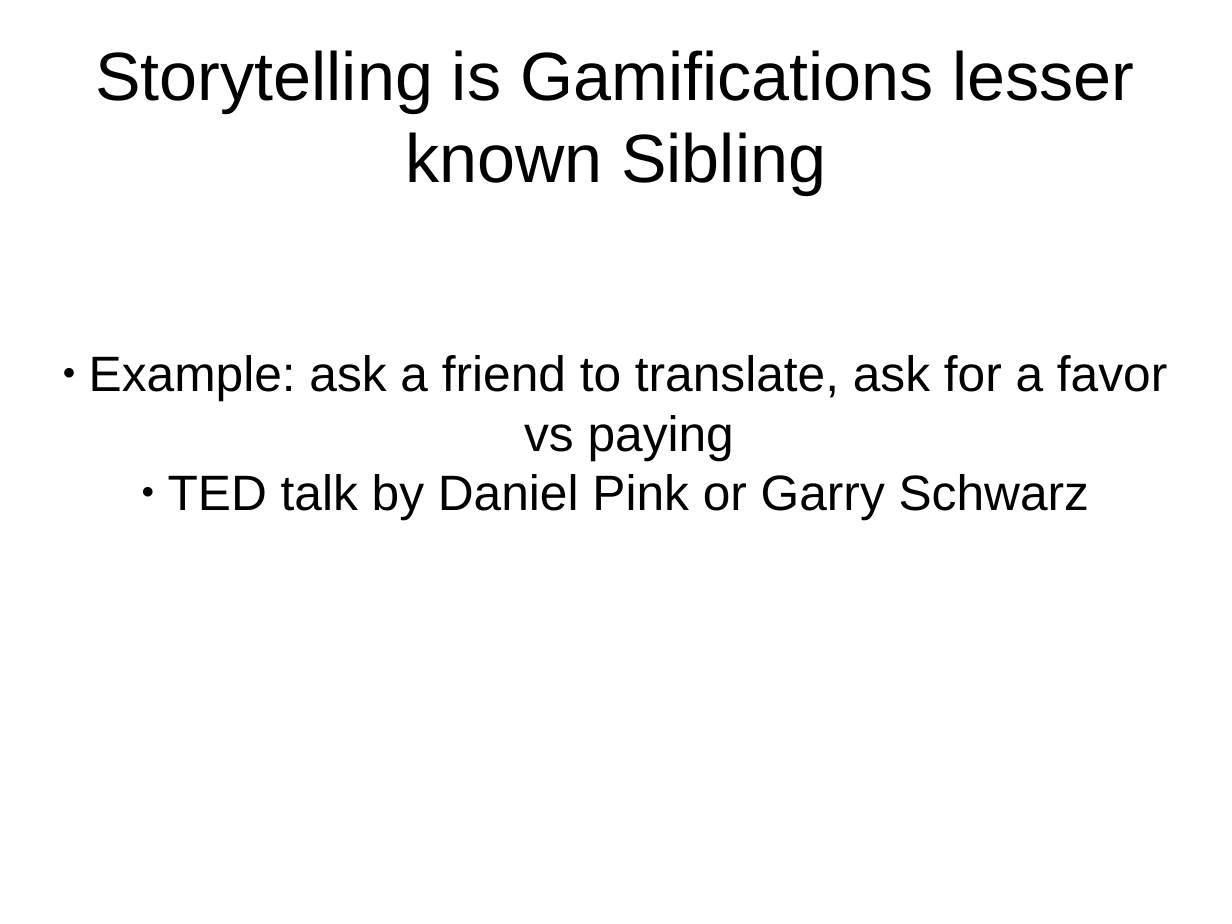
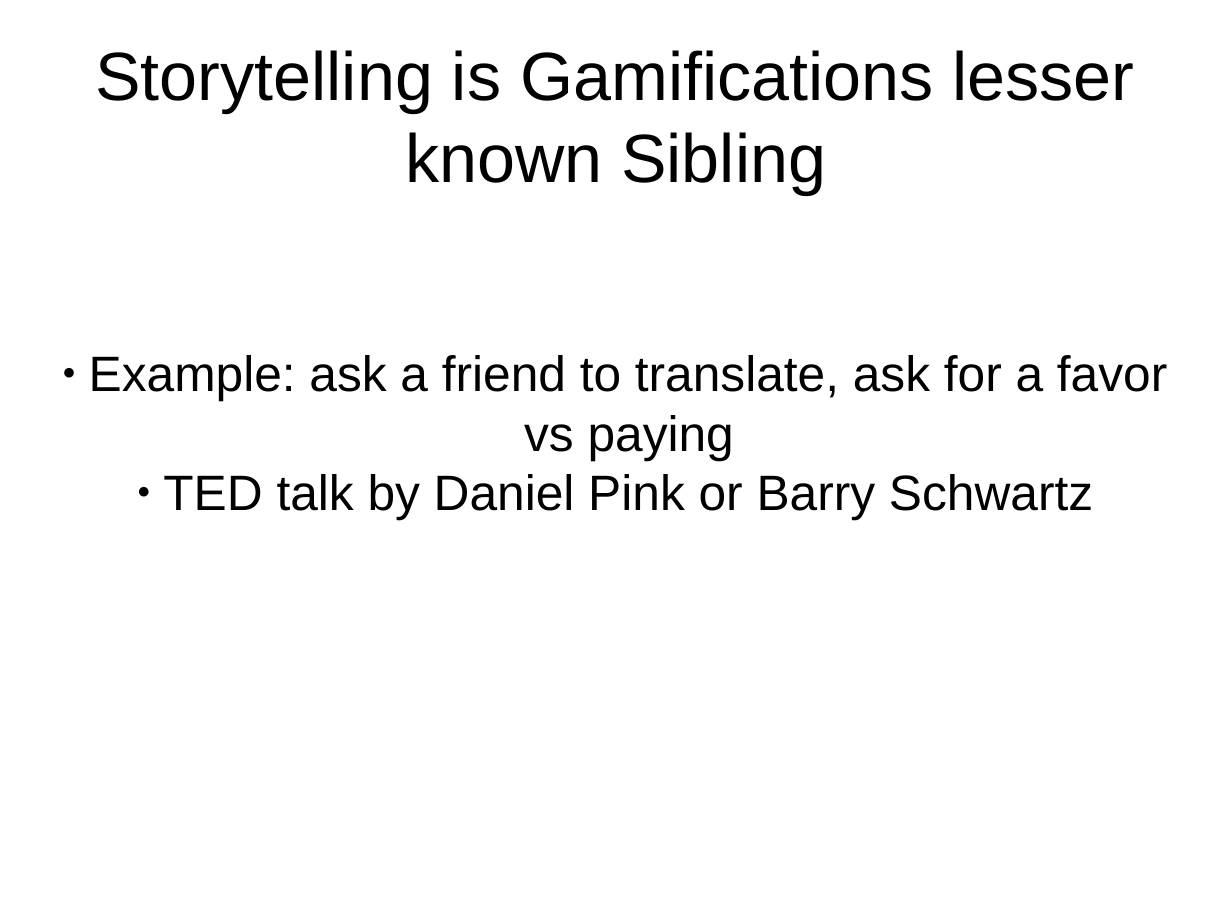
Before and after one commit to misto/Sourcecloud, a slide deck: slide 3 of icse2012/codetimeline.odp. Drawn at 1232x924 pixels with LibreOffice and Linux fonts; fonts in the diff are those of the drawing. Boxes give left, top, right and bottom in pixels: in the first picture for what was removed or moved away, otherwise in the second. Text is boxed around its words. In the diff, an @@ line names an element or a change of style, - is before the commit and + after.

Commit message:
update presentation

```diff
--- a/icse2012/codetimeline.odp
+++ b/icse2012/codetimeline.odp
@@ subtitle at <box>163,474,1093,520</box>: text changed @@
-● TED talk by Daniel Pink or Garry Schwarz
+● TED talk by Daniel Pink or Barry Schwartz
```
